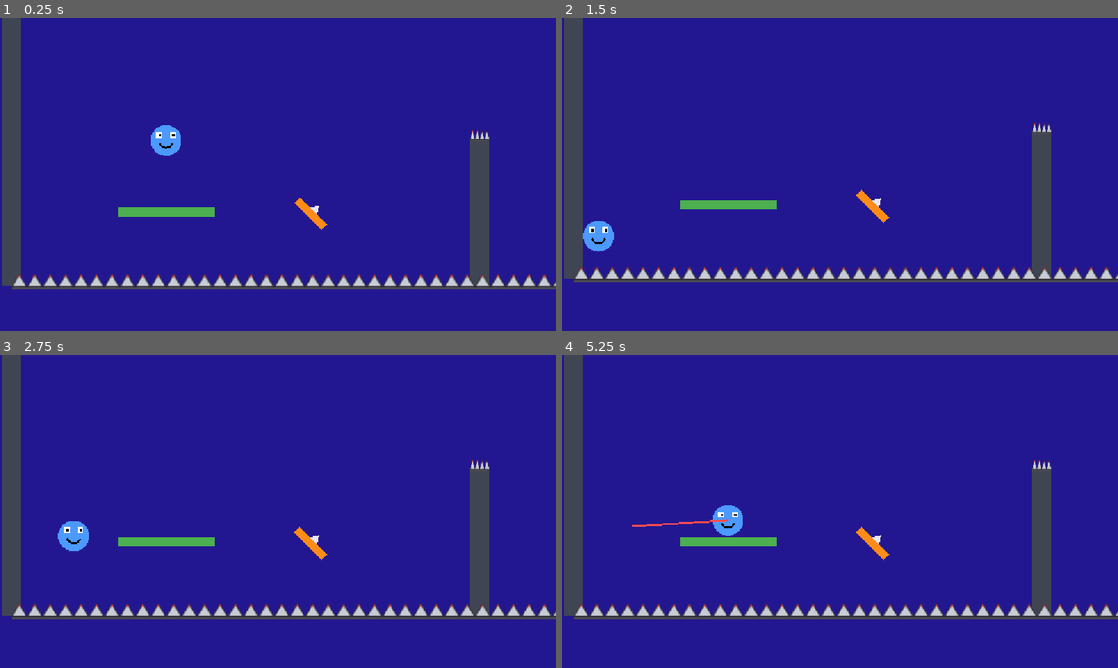
Above: before the commit, frames 1-4 (two rows, left to right).
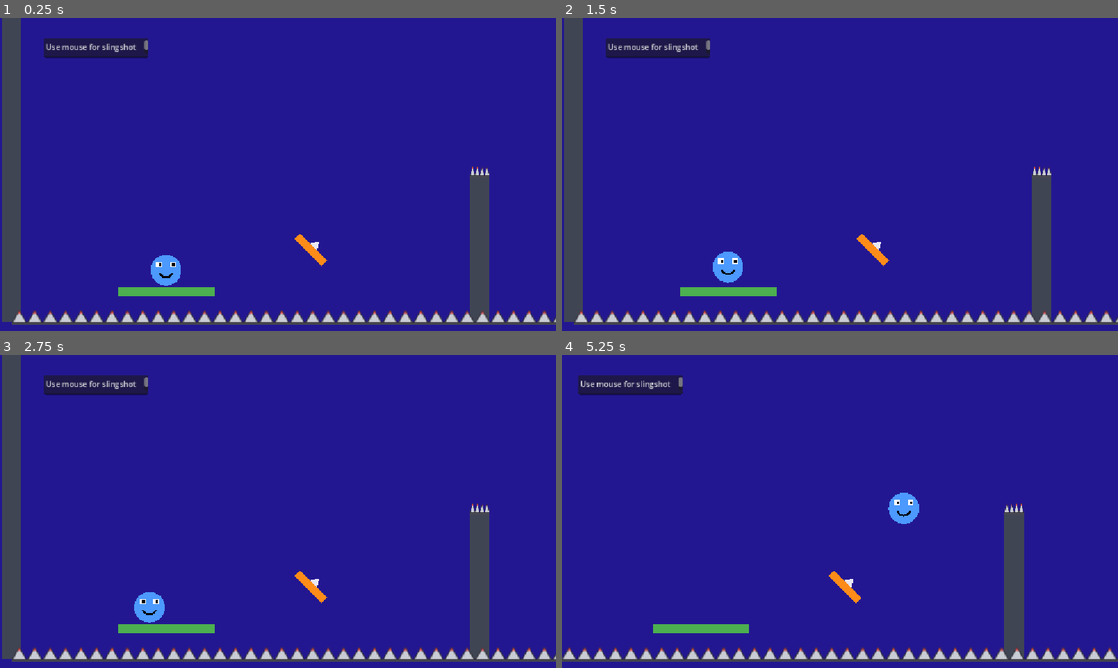
Above: after the commit, the same moments.

Repository: orbitwebsites-cloud/haven
Game: Godot game, scene res://level.tscn
Two runs of this game, one before a commit and one after it. Both use one fixed random seed, a clock stepped at 60 frames per second and the inputs below. The project has no main scene, so this scene is started directly.
Inputs (mouse positions are in pixels of both pictures, inside the frame that each line leads up to):
- Up to frame 1 (0.25 s): no input
- Up to frame 2 (1.5 s): move the mouse to (962, 158) at 0.52 s; click (962, 158) at 0.67 s; drag from (728, 190) to (1040, 127) at 1.27 s
- Up to frame 3 (2.75 s): move the mouse to (333, 442) at 2.02 s; click (333, 442) at 2.17 s
- Up to frame 4 (5.25 s): drag from (812, 574) to (606, 611) at 2.77 s; move the mouse to (1006, 558) at 3.52 s; click (1006, 558) at 3.67 s; drag from (673, 464) to (606, 611) at 4.27 s; move the mouse to (867, 511) at 5.02 s; click (867, 511) at 5.17 s

The runs differ from the first frame. In frame 1, 10% of the frame differs, in the area x 0-100%, y 6-98%; in frame 2, 11%; in frame 3, 11%; in frame 4, 16%, in the area x 0-100%, y 0-98%.

Commit message:
Move level 1 down and add a how-to-play hint

Diff:
--- a/level.tscn
+++ b/level.tscn
@@ -21,9 +21,10 @@
 size = Vector2(40, 300)
 
 [node name="Level" type="Node2D" unique_id=927345106]
+position = Vector2(0, 90)
 
 [node name="Platform" type="StaticBody2D" parent="." unique_id=1157057678]
-position = Vector2(-1, 0)
+position = Vector2(-1, 90)
 
 [node name="CollisionShape2D" type="CollisionShape2D" parent="Platform" unique_id=6639482]
 position = Vector2(0, 144)
@@ -36,39 +37,55 @@
 offset_bottom = 156.0
 color = Color(0.29803923, 0.6862745, 0.3137255, 1)
 
+[node name="TextEdit" type="TextEdit" parent="Platform" unique_id=1810677537]
+offset_left = -252.0
+offset_top = -378.0
+offset_right = -36.0
+offset_bottom = -338.0
+text = "Use mouse for slingshot
+"
+
 [node name="Player" type="RigidBody2D" parent="." unique_id=79868923]
-position = Vector2(0, -30)
+position = Vector2(0, 90)
 lock_rotation = true
 continuous_cd = 1
 script = ExtResource("player_script")
 
 [node name="CollisionShape2D" type="CollisionShape2D" parent="Player" unique_id=996561266]
+position = Vector2(0, 90)
 shape = SubResource("CircleShape2D_iadlp")
 
-[node name="Body" type="Polygon2D" parent="Player"]
+[node name="Body" type="Polygon2D" parent="Player" unique_id=430824870]
+position = Vector2(0, 90)
 color = Color(0.3, 0.6, 1, 1)
 polygon = PackedVector2Array(32, 0, 31.39, 6.24, 29.56, 12.25, 26.61, 17.78, 22.63, 22.63, 17.78, 26.61, 12.25, 29.56,  …(351 unchanged characters)…
 
-[node name="LeftEye" type="Polygon2D" parent="Player"]
+[node name="LeftEye" type="Polygon2D" parent="Player" unique_id=1218629694]
+position = Vector2(0, 90)
 polygon = PackedVector2Array(-20, -18, -8, -18, -8, -6, -20, -6)
 
-[node name="LeftPupil" type="Polygon2D" parent="Player"]
+[node name="LeftPupil" type="Polygon2D" parent="Player" unique_id=1944877924]
+position = Vector2(0, 90)
 color = Color(0, 0, 0, 1)
 polygon = PackedVector2Array(-15, -14, -10, -14, -10, -9, -15, -9)
 
-[node name="RightEye" type="Polygon2D" parent="Player"]
+[node name="RightEye" type="Polygon2D" parent="Player" unique_id=358307476]
+position = Vector2(0, 90)
 polygon = PackedVector2Array(8, -18, 20, -18, 20, -6, 8, -6)
 
-[node name="RightPupil" type="Polygon2D" parent="Player"]
+[node name="RightPupil" type="Polygon2D" parent="Player" unique_id=1060758945]
+position = Vector2(0, 90)
 color = Color(0, 0, 0, 1)
 polygon = PackedVector2Array(13, -14, 18, -14, 18, -9, 13, -9)
 
-[node name="Smile" type="Line2D" parent="Player"]
+[node name="Smile" type="Line2D" parent="Player" unique_id=1628002418]
+position = Vector2(0, 90)
 points = PackedVector2Array(-14, 6, -8, 13, 0, 15, 8, 13, 14, 6)
 width = 4.0
 default_color = Color(0, 0, 0, 1)
 
 [node name="AimLine" type="Line2D" parent="Player" unique_id=1405291834]
+position = Vector2(0, 90)
 width = 4.0
 default_color = Color(1, 0.3, 0.3, 1)
 
